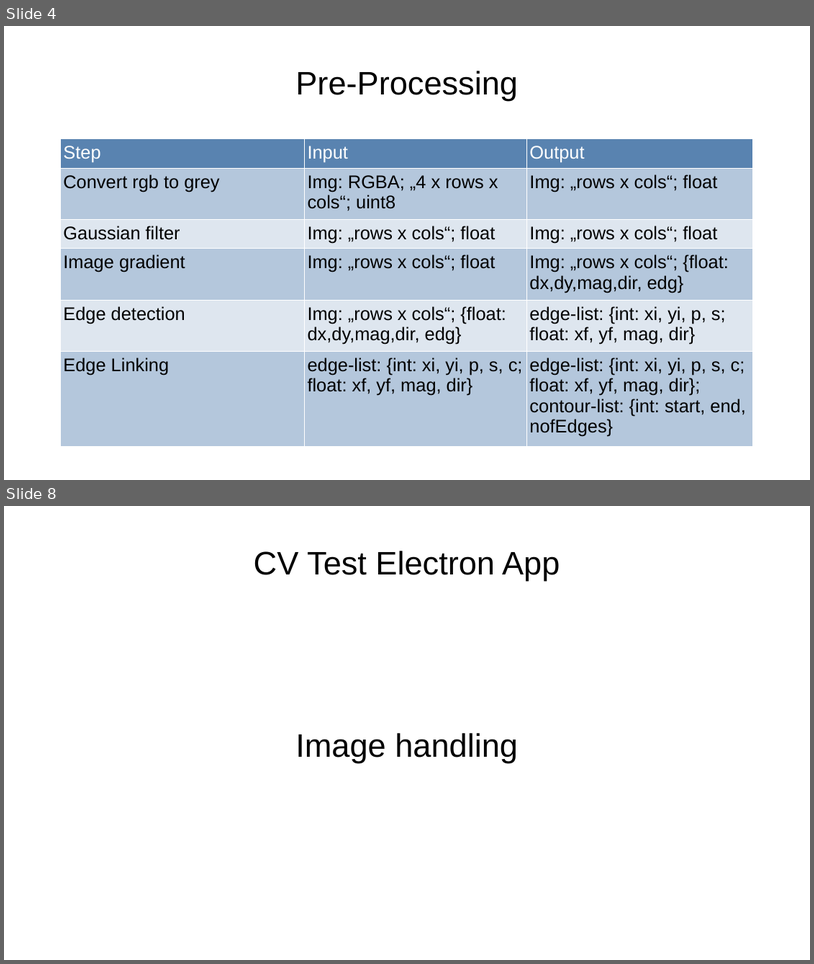
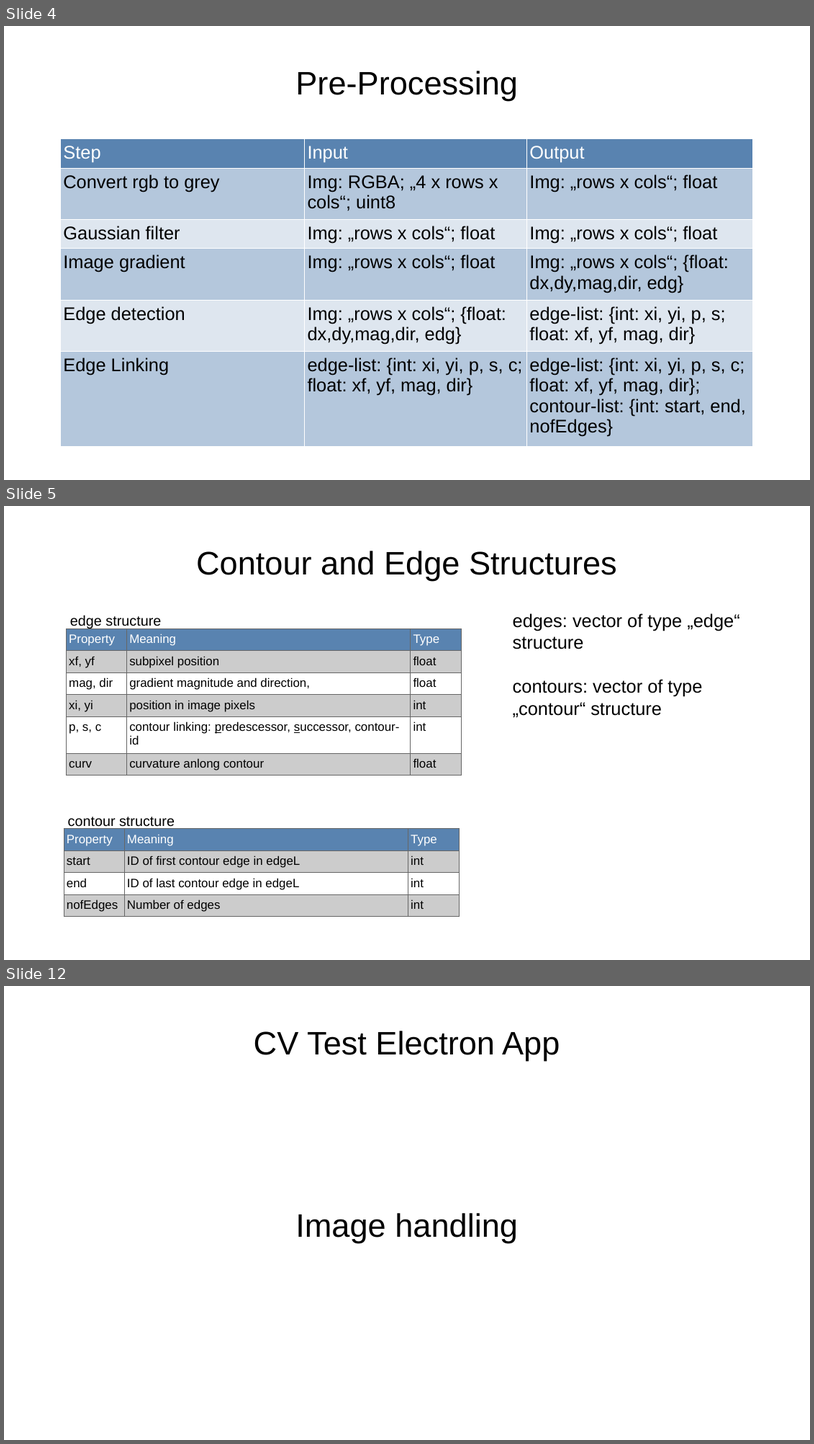
Before and after one commit to AxelTe/cvTestElectron, a slide deck: insides.odp. Shown one above the other, each under a label of ours: slides 4 and 8 before the commit, slides 4, 5 and 12 after it; the slides between them are not shown. The pictures are 814x964 and 814x1444 pixels, drawn with LibreOffice and Linux fonts; fonts in the diff are those of the drawing. Boxes give left, top, right and bottom in pixels: in the first picture for what was removed or moved away, otherwise in the second. Text is boxed around its words. In the diff, an @@ line names an element or a change of style, - is before the commit and + after.

```diff
--- a/insides.odp
+++ b/insides.odp
@@ slide 5 added at box(4, 506, 810, 960), background #FFFFFF @@
@@ title added at box(196, 551, 617, 581), 32 pt, text #000000 @@
+Contour and Edge Structures
@@ text added at box(513, 613, 740, 718), 18 pt, text #000000 @@
+edges: vector of type „edge“ structure
+contours: vector of type „contour“ structure
@@ table added at box(66, 629, 462, 773), 6 rows, 3 columns @@
+Property | Meaning | Type
+xf, yf | subpixel position | float
+mag, dir | gradient magnitude and direction, | float
+xi, yi | position in image pixels | int
+p, s, c | contour linking: predescessor, successor, contour-id | int
+curv | curvature anlong contour | float
@@ text added at box(70, 615, 161, 629), 14 pt, text #000000 @@
+edge structure
@@ table added at box(64, 829, 460, 914), 4 rows, 3 columns @@
+Property | Meaning | Type
+start | ID of first contour edge in edgeL | int
+end | ID of last contour edge in edgeL | int
+nofEdges | Number of edges | int
@@ text added at box(68, 816, 175, 829), 14 pt, text #000000 @@
+contour structure
@@ what was slide 8 is now slide 12 @@
```
Also in this commit, not shown: 9 slides changed, 3 other slides added, 12 other files.
